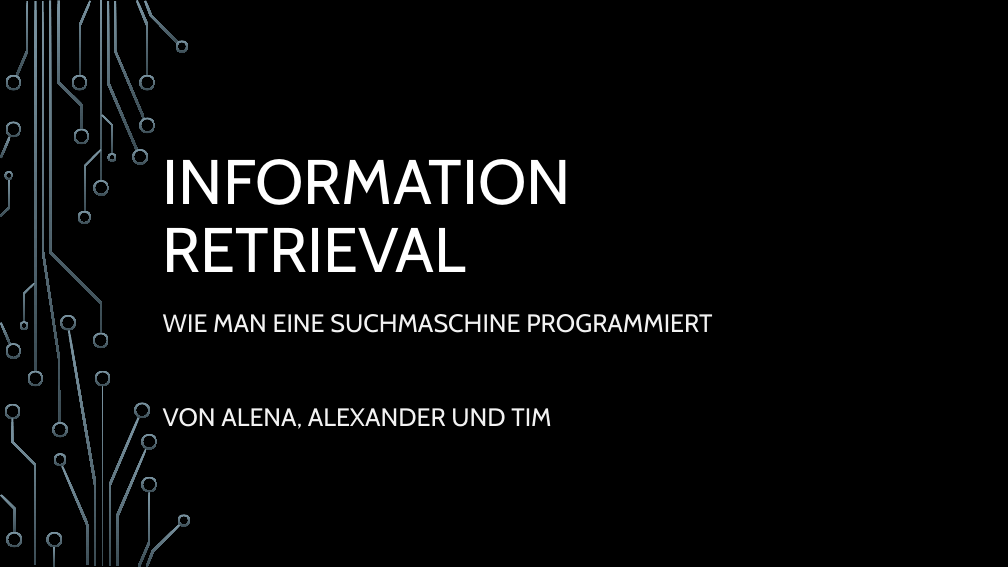
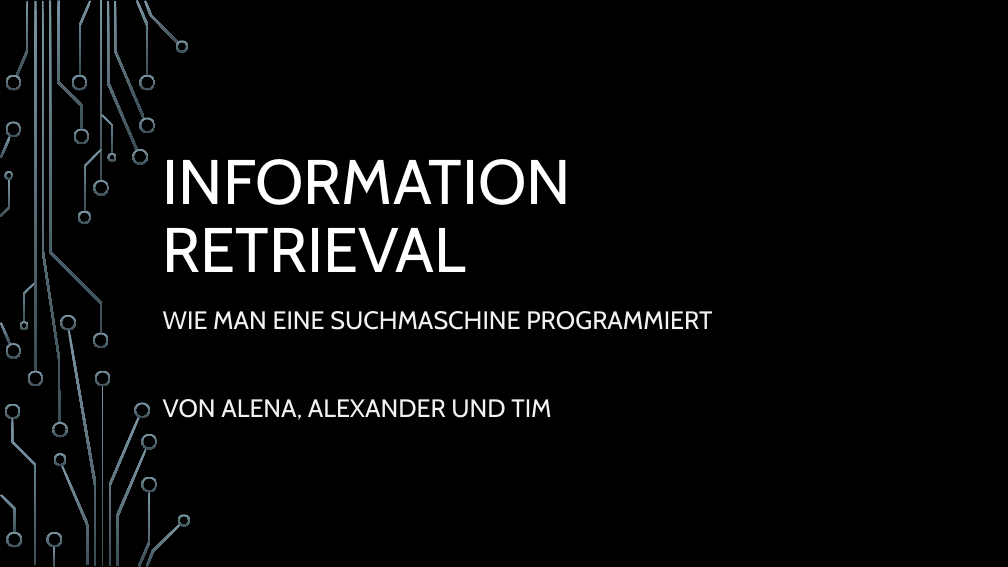
Before and after one commit to TPrime001/Grundgesetz, a slide deck: slide 1 of pres/Information Retrieval.pptx. Drawn at 1008x567 pixels with LibreOffice and Linux fonts; fonts in the diff are those of the drawing; background and template pictures are left out. Boxes give left, top, right and bottom in pixels: in the first picture for what was removed or moved away, otherwise in the second. Text is boxed around its words. In the diff, an @@ line names an element or a change of style, - is before the commit and + after.

```diff
--- a/pres/Information Retrieval.pptx
+++ b/pres/Information Retrieval.pptx
@@ subtitle "WIE MAN EINE SUCHMASCHINE PROGRAMMIERT" at [163, 311, 712, 420]: line spacing 1.2 to 1.1 @@
```
Also in this commit, not shown: 5 other slides changed, 7 slides added, 2 slides removed, 1 other file.
